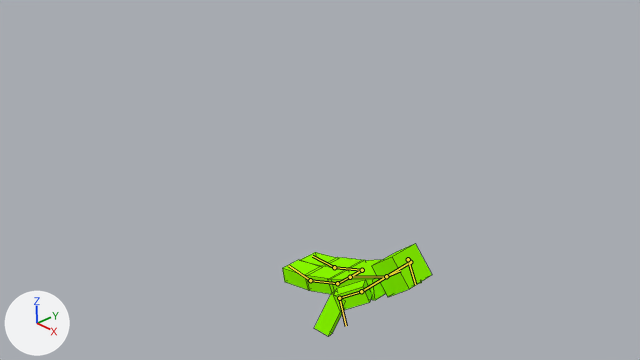
The Blender file scripts/default/playermesh.blend, before and after one commit.
Before and after are seen from the file's camera 'Camera'. The lights are fixed; the arrows at lower left show +X, +Y and +Z. Both versions are drawn at frame 219 of the action 'ArmatureAction'; the numbers are the values there. The bones that bend it are drawn over the model as lines. Mesh edges are drawn as thin lines.

Names of what the first picture shows: 'playermesh'.
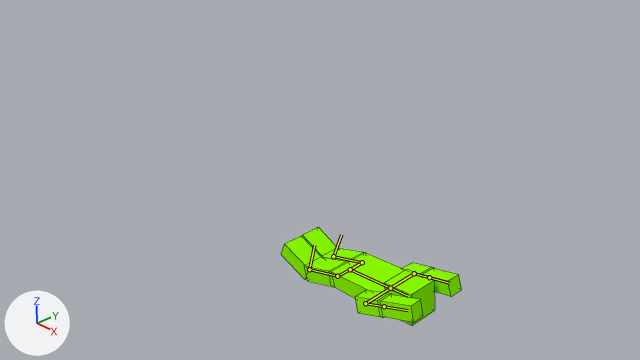
Location of each change, [x1, y1, x2, y2] in pixels of the pictures (640 x 360 px):
```json
{"object": "playermesh", "change": "posed", "before": [282, 244, 432, 337], "after": [281, 227, 462, 325], "on screen": "21% wider"}
{"bone": "Bone.004", "before": "(362, 270) to (334, 267)", "after": "(362, 262) to (333, 256)"}
{"bone": "Bone.007", "before": "(334, 267) to (312, 256)", "after": "(333, 256) to (341, 234)"}
{"bone": "Bone.013", "before": "(337, 283) to (310, 280)", "after": "(337, 276) to (309, 269)"}
{"bone": "Bone.014", "before": "(310, 280) to (288, 265)", "after": "(309, 269) to (314, 245)"}
{"bone": "Bone.015", "before": "(350, 277) to (386, 276)", "after": "(350, 269) to (390, 288)"}
{"bone": "Bone.023", "before": "(410, 262) to (408, 259)", "after": "(414, 273) to (429, 277)"}
{"bone": "Bone.024", "before": "(408, 259) to (415, 284)", "after": "(429, 277) to (449, 283)"}
{"bone": "Bone.025", "before": "(386, 276) to (400, 270)", "after": "(390, 288) to (408, 296)"}
{"bone": "Bone.020", "before": "(361, 291) to (339, 298)", "after": "(365, 303) to (384, 306)"}
{"bone": "Bone.021", "before": "(339, 298) to (346, 326)", "after": "(384, 306) to (408, 310)"}
```

Edits to the scene script, one JSON object a line:
```json
{"block": "bone_bone", "where": "bone_bone = bpy.data.objects['Armature'].pose.bones['Bone']"}
{"op": "set", "path": "bone_bone.location", "old": "(0.0, -0.432, 0.0)", "new": "(0.0, -0.329, 0.0)"}
{"block": "bone_bone_004", "where": "bone_bone_004 = bpy.data.objects['Armature'].pose.bones['Bone.004']  # child of 'Bone.001'"}
{"op": "set", "path": "bone_bone_004.rotation_quaternion", "old": "(0.999, 0.0, 0.0, -0.024)", "new": "(1.0, 0.0, 0.0, 0.029)", "note": "degrees (0, 0, -3) -> degrees (0, 0, 3)"}
{"block": "bone_bone_007", "where": "bone_bone_007 = bpy.data.objects['Armature'].pose.bones['Bone.007']  # child of 'Bone.004'"}
{"op": "set", "path": "bone_bone_007.location", "old": "(0.011, -0.003, 0.0)", "new": "(0.002, -0.002, 0.0)"}
{"op": "set", "path": "bone_bone_007.rotation_quaternion", "old": "(0.968, 0.0, 0.0, 0.161)", "new": "(0.455, 0.0, 0.0, 0.891)", "note": "degrees (0, 0, 19) -> degrees (0, 0, 126)"}
{"block": "bone_bone_013", "where": "bone_bone_013 = bpy.data.objects['Armature'].pose.bones['Bone.013']  # child of 'Bone.010'"}
{"op": "set", "path": "bone_bone_013.rotation_quaternion", "old": "(0.999, 0.0, 0.0, -0.029)", "new": "(1.0, 0.0, 0.0, 0.025)", "note": "degrees (0, 0, -3) -> degrees (0, 0, 3)"}
{"block": "bone_bone_014", "where": "bone_bone_014 = bpy.data.objects['Armature'].pose.bones['Bone.014']  # child of 'Bone.013'"}
{"op": "set", "path": "bone_bone_014.location", "old": "(-0.011, 0.003, 0.0)", "new": "(-0.002, 0.002, 0.0)"}
{"op": "set", "path": "bone_bone_014.rotation_euler", "old": "(0.0, 0.0, 0.471)", "new": "(0.0, 0.0, 2.094)", "note": "degrees (0, 0, 27) -> degrees (0, 0, 120)"}
{"block": "bone_bone_015", "where": "bone_bone_015 = bpy.data.objects['Armature'].pose.bones['Bone.015']  # child of 'Bone'"}
{"op": "set", "path": "bone_bone_015.rotation_quaternion", "old": "(0.997, 0.0, 0.0, 0.068)", "new": "(0.993, 0.0, 0.0, -0.12)", "note": "degrees (0, 0, 8) -> degrees (0, 0, -14)"}
{"block": "bone_bone_023", "where": "bone_bone_023 = bpy.data.objects['Armature'].pose.bones['Bone.023']  # child of 'Bone.019'"}
{"op": "set", "path": "bone_bone_023.location", "old": "(0.034, 0.018, -0.002)", "new": "(0.0, 0.0, 0.0)"}
{"op": "set", "path": "bone_bone_023.rotation_quaternion", "old": "(0.072, -0.037, -0.971, -0.349)", "new": "(-0.111, 0.027, 0.05, -1.03)", "note": "degrees (-39, -171, -1) -> degrees (-6, 2, 168)"}
{"block": "bone_bone_024", "where": "bone_bone_024 = bpy.data.objects['Armature'].pose.bones['Bone.024']  # child of 'Bone.023'"}
{"op": "set", "path": "bone_bone_024.rotation_quaternion", "old": "(0.699, 0.043, -0.104, 0.703)", "new": "(1.0, 0.0, 0.0, 0.0)", "note": "degrees (-5, -12, 91) -> degrees (0, 0, 0)"}
{"block": "bone_bone_025", "where": "bone_bone_025 = bpy.data.objects['Armature'].pose.bones['Bone.025']  # child of 'Bone.015'"}
{"op": "set", "path": "bone_bone_025.rotation_quaternion", "old": "(0.992, 0.0, 0.0, 0.127)", "new": "(1.0, 0.0, 0.0, 0.0)", "note": "degrees (0, 0, 15) -> degrees (0, 0, 0)"}
{"block": "bone_bone_020", "where": "bone_bone_020 = bpy.data.objects['Armature'].pose.bones['Bone.020']  # child of 'Bone.016'"}
{"op": "set", "path": "bone_bone_020.location", "old": "(0.037, 0.008, 0.002)", "new": "(0.0, 0.0, 0.0)"}
{"op": "set", "path": "bone_bone_020.rotation_quaternion", "old": "(0.052, 0.008, 0.932, -0.307)", "new": "(-0.102, -0.027, -0.052, -0.976)", "note": "degrees (37, 174, 1) -> degrees (6, -2, 168)"}
{"block": "bone_bone_021", "where": "bone_bone_021 = bpy.data.objects['Armature'].pose.bones['Bone.021']  # child of 'Bone.020'"}
{"op": "set", "path": "bone_bone_021.rotation_quaternion", "old": "(0.675, 0.117, 0.243, 0.685)", "new": "(1.0, 0.0, 0.0, 0.0)", "note": "degrees (30, 10, 93) -> degrees (0, 0, 0)"}
```
